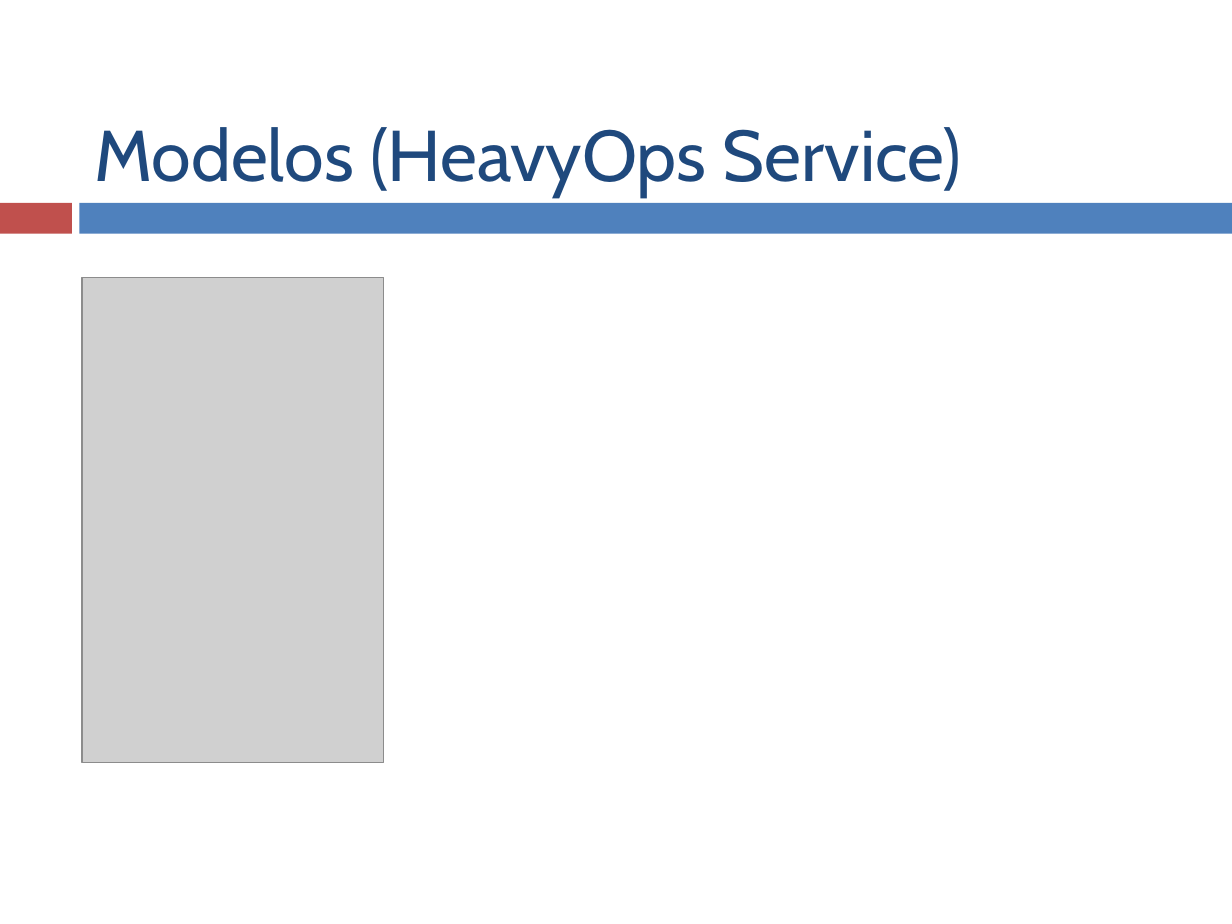
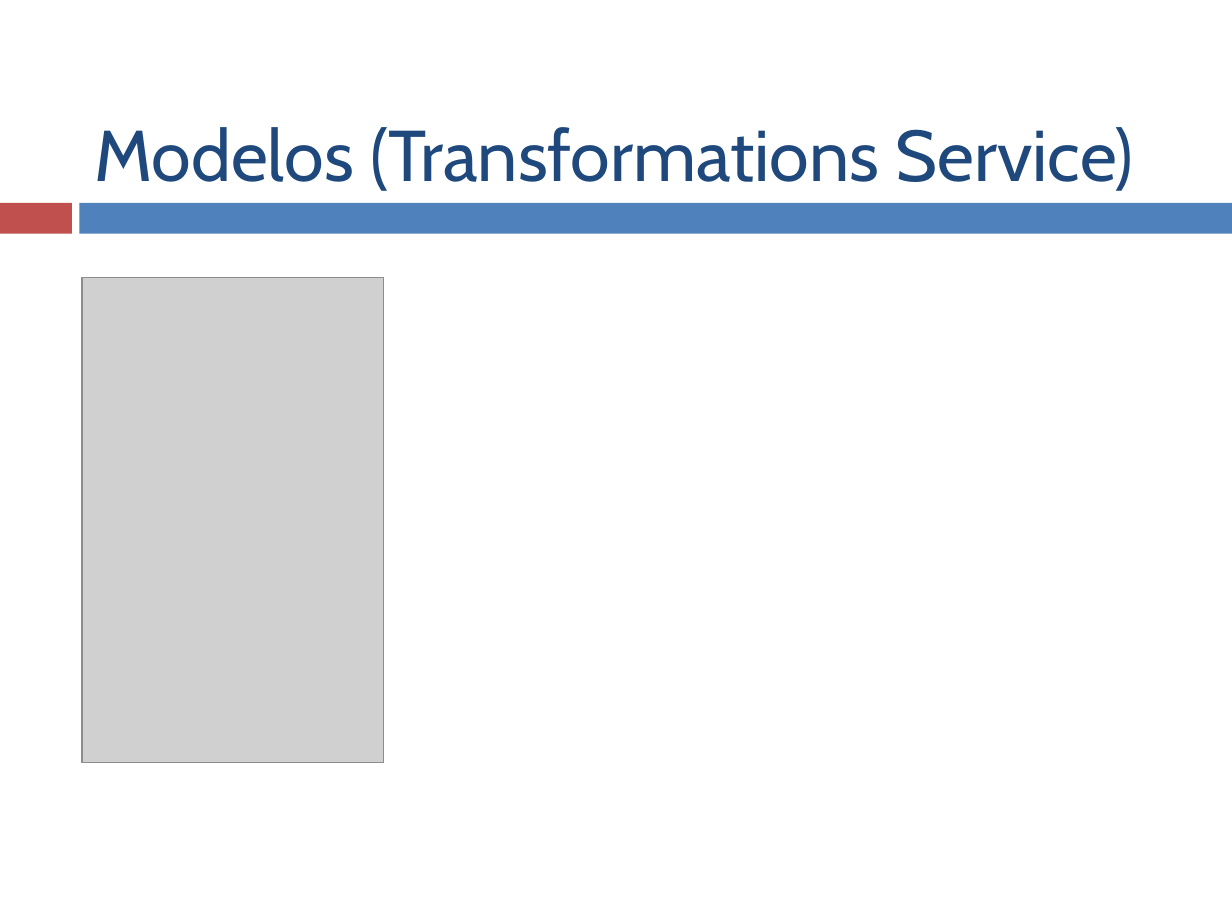
Before and after one commit to 1150285/NodeJs, a slide deck: slide 11 of documents/T1_Restify.pptx. Drawn at 1232x924 pixels with LibreOffice and Linux fonts; fonts in the diff are those of the drawing; grey boxes stand for pictures. Boxes give left, top, right and bottom in pixels: in the first picture for what was removed or moved away, otherwise in the second. Text is boxed around its words. In the diff, an @@ line names an element or a change of style, - is before the commit and + after.

```diff
--- a/documents/T1_Restify.pptx
+++ b/documents/T1_Restify.pptx
@@ title at box(94, 127, 1133, 191): text changed @@
-Modelos (HeavyOps Service)
+Modelos (Transformations Service)
```
Also in this commit, not shown: 6 other slides changed.
